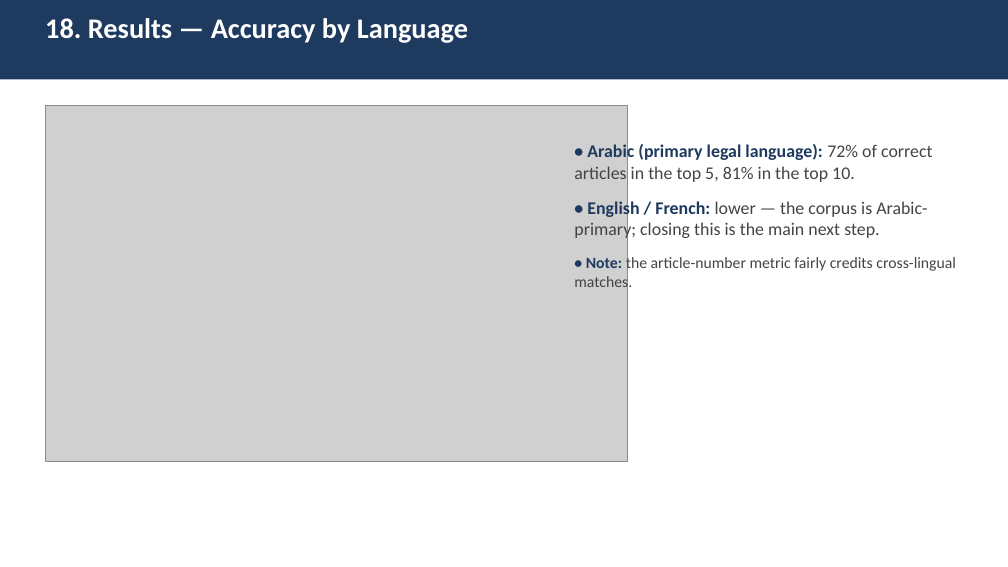
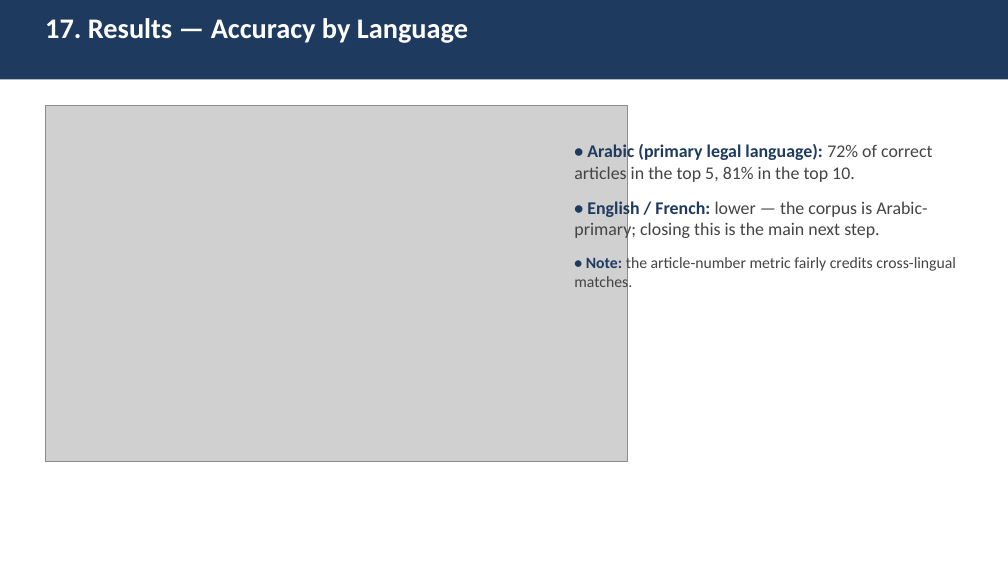
Before and after one commit to MohamadELOssman/legal_ai_agent, a slide deck: slide 20 of Legal_AI_Academic_Presentation.pptx (slide 21 before the commit). Drawn at 1008x567 pixels with LibreOffice and Linux fonts; fonts in the diff are those of the drawing; grey boxes stand for pictures. Boxes give left, top, right and bottom in pixels: in the first picture for what was removed or moved away, otherwise in the second. Text is boxed around its words. In the diff, an @@ line names an element or a change of style, - is before the commit and + after.

```diff
--- a/Legal_AI_Academic_Presentation.pptx
+++ b/Legal_AI_Academic_Presentation.pptx
@@ text at (x1=45, y1=18, x2=468, y2=43): text changed @@
-18. Results — Accuracy by Language
+17. Results — Accuracy by Language
```
Also in this commit, not shown: 7 other slides changed, 1 slide removed, 1 other file.
